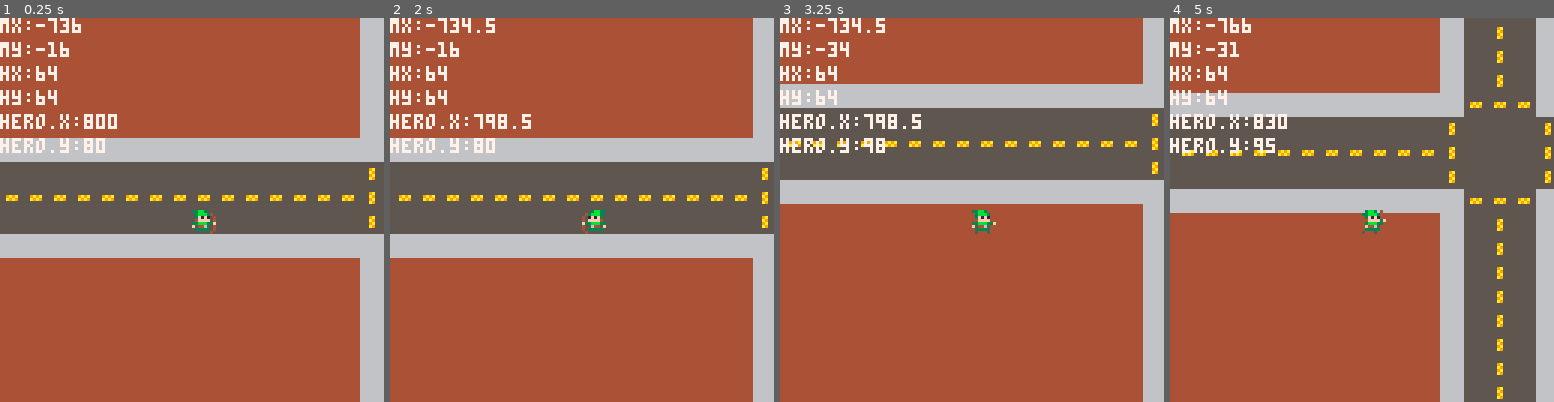
Above: before the commit, frames 1-4 (left to right).
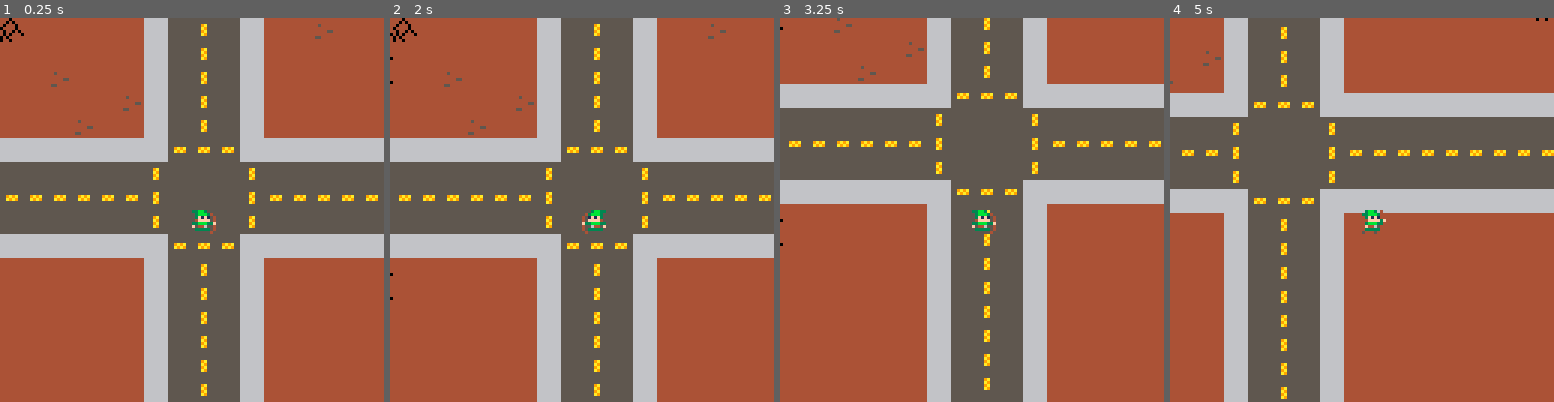
Above: after the commit, the same moments.

Repository: xinmyname/cybersurvivor
Game: PICO-8 cartridge cyber1.p8
Same seed, same stepped clock (60 frames per second), same inputs: the game is played once before the commit and once after it.
Inputs:
- Up to frame 1 (0.25 s): no input
- Up to frame 2 (2 s): tap O (Z key) at 0.33, 0.7, 1.43 s; tap X (X key) at 1.07 s; hold Left from 1.97 s (still down)
- Up to frame 3 (3.25 s): tap X (X key) every 0.33 s from 2.07 to 3.07 s; tap O (Z key) at 2.22, 3.1 s; release Left at 2.37 s; hold Down 2.42-2.82 s; hold Right from 2.87 s (still down)
- Up to frame 4 (5 s): tap X (X key) every 0.33 s from 3.4 to 4.73 s; release Right at 3.53 s; hold Up 3.58-4.08 s; tap O (Z key) at 3.98, 4.87 s; hold Right 4.13-4.53 s; hold Down from 4.58 s (still down)

The runs differ from the first frame. In frame 1, 31% of the frame differs, in the area x 0-100%, y 0-100%; in frame 2, 31%; in frame 3, 30%; in frame 4, 49%.

Commit message:
Check for collisions with hardscape

Diff:
--- a/cyber1.p8
+++ b/cyber1.p8
@@ -4,7 +4,7 @@
 function _init()
 
 	hero={}
-	hero.x=800
+	hero.x=80
 	hero.y=80
 	hero.flip=false
 	hero.moving={{2,3},{3,3}}
@@ -16,19 +16,43 @@
 function _update()
 
 	local b=btn()
-	local cx=0
-	local cy=0
-
-	cx-=band(b,1)
-	cx+=shr(band(b,2),1)
-	cy-=shr(band(b,4),2)
-	cy+=shr(band(b,8),3)
-
-	hero.x+=(cx*1.5)
-	hero.y+=(cy*1.5)
-
-	if (cx<0) hero.flip=true
-	if (cx>0) hero.flip=false
+	local nx=hero.x
+	local ny=hero.y
+	local tx=0
+	local ty=0
+
+	if (band(b,1)==1) then
+	 nx-=1.5
+		hero.flip=true
+	end
+
+	if (band(b,2)==2) then
+		nx+=1.5
+		hero.flip=false
+	end
+
+ if (band(b,4)==4) then
+ 	ny-=1.5
+ end
+
+ if (band(b,8)==8) then
+ 	ny+=1.5
+ end
+
+	tl=((nx+1)/8)
+	tr=((nx+6)/8)
+	tt=((ny+4)/8)
+	tb=((ny+6)/8)
+
+ local tv=fget(mget(tl,tt))
+ |        fget(mget(tr,tt))
+ |        fget(mget(tl,tb))
+ |        fget(mget(tr,tb))
+
+ if (tv&1==0) then
+ 	hero.x=nx
+ 	hero.y=ny
+ end
 
 	if (b&0xf>0) then
 		setani(hero,hero.moving)
@@ -87,13 +111,6 @@
 	map(0,0,mx,my)
 	palt(0,true)
 	spr(hero.spr,hx,hy,1,1,hero.flip)
-	print("mx:"..mx,0,0,7)
-	print("my:"..my,0,8,7)
-	print("hx:"..hx,0,16,7)
-	print("hy:"..hy,0,24,7)
-	print("hero.x:"..hero.x,0,32,7)
-	print("hero.y:"..hero.y,0,40,7)
-
 end
 
 -->8
@@ -195,10 +212,13 @@
 88e88e88000000000000000000000000000000000000000000000000000000000000000000000000000000000000000000000000000000000000000000000000
 8e8888e8000000000000000000000000000000000000000000000000000000000000000000000000000000000000000000000000000000000000000000000000
 88888888000000000000000000000000000000000000000000000000000000000000000000000000000000000000000000000000000000000000000000000000
+__gff__
+0000000000000000000000000000000000000000010000000000000000000000000000000000000000000000000000000101000000000000000000000000000000000000000000000000000000000000000000000000000000000000000000000000000000000000000000000000000000000000000000000000000000000000
+0000000000000000000000000000000000000000000000000000000000000000000000000000000000000000000000000000000000000000000000000000000000000000000000000000000000000000000000000000000000000000000000000000000000000000000000000000000000000000000000000000000000000000
 __map__
 1414141414141414303131313014141414141414141414141414141414141414141414141414141414141430313131301414141414141414141414141414141414143031313130141414141414141414141414141414141414141414141414141414141414141414141414303131313014141414141414141414141414141414
 1414141412121212201021102012121212141414141414141414141414141414141414141414121212121220102110201214141414141414141212121212121212122010211020121212141414141414141414141414141414141414121212121214141414141212121212201021102014141412141414141412141414141414
-1414141212121212201021102012121212121212141414121212121212121212121212121212121212121220102110201212121212121212121212121212121212122010211020121212121212141414141414121212121212121212121212121212121212121212121212201021102012141212121212121212121214141414
+1414141212121212201021102012121312121212141414121212121212121212121212121212121212121220102110201212121212121212121212121212121212122010211020121212121212141414141414121212121212121212121212121212121212121212121212201021102012141212121212121212121214141414
 1414121212121212201021102012121212121212121412121212121212121212121212121212121212121220102110201212121212121212121212121212121212122010211020121212121212121214141412121212121212121212121212121212121212121212121212201021102012121212121212121212121212141414
 1414121213121212201021102012121212121212121212121212121212121212121212121212121212121220102110201212121212121212121212121212121212122010211020121212121212121212141212121212121212121212121212121212121212121212121212201021102012121212121212121212121212121214
 1412121212121213201021102012121212121212121212121212121212121212121212121212121212121220102110201212121212121212121212121212121212122010211020121212121212121212121212121212121212121212121212121212121212121212121212201021102012121212121212121212121212121414
